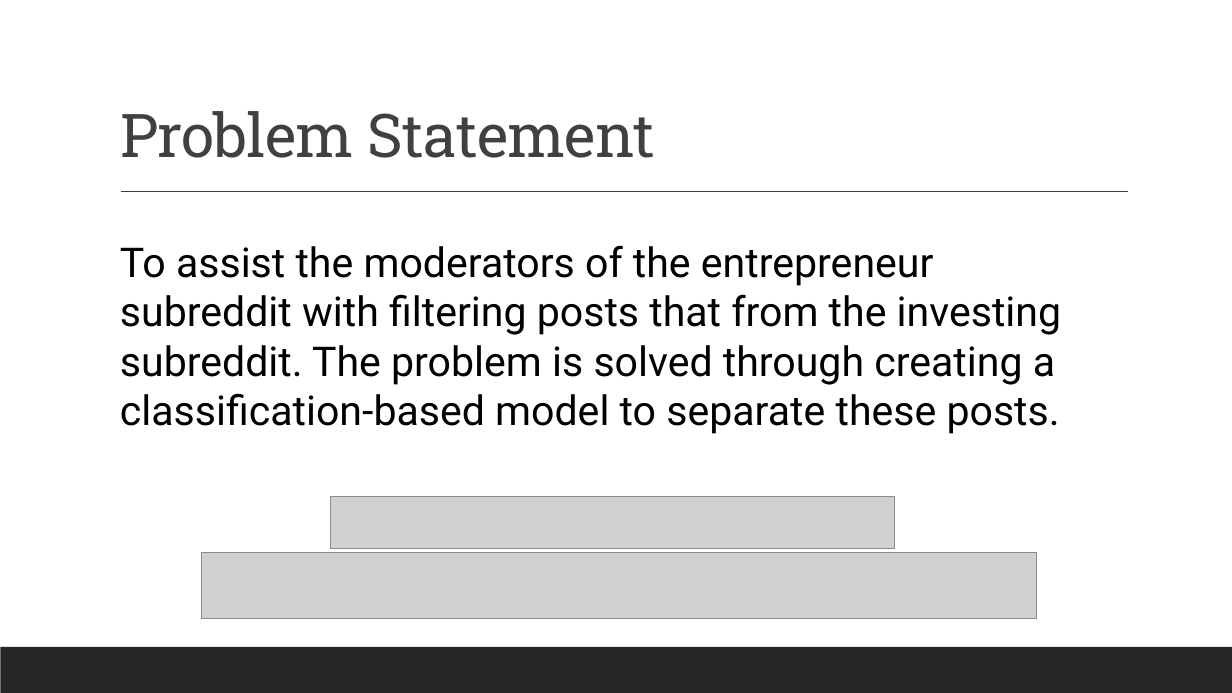
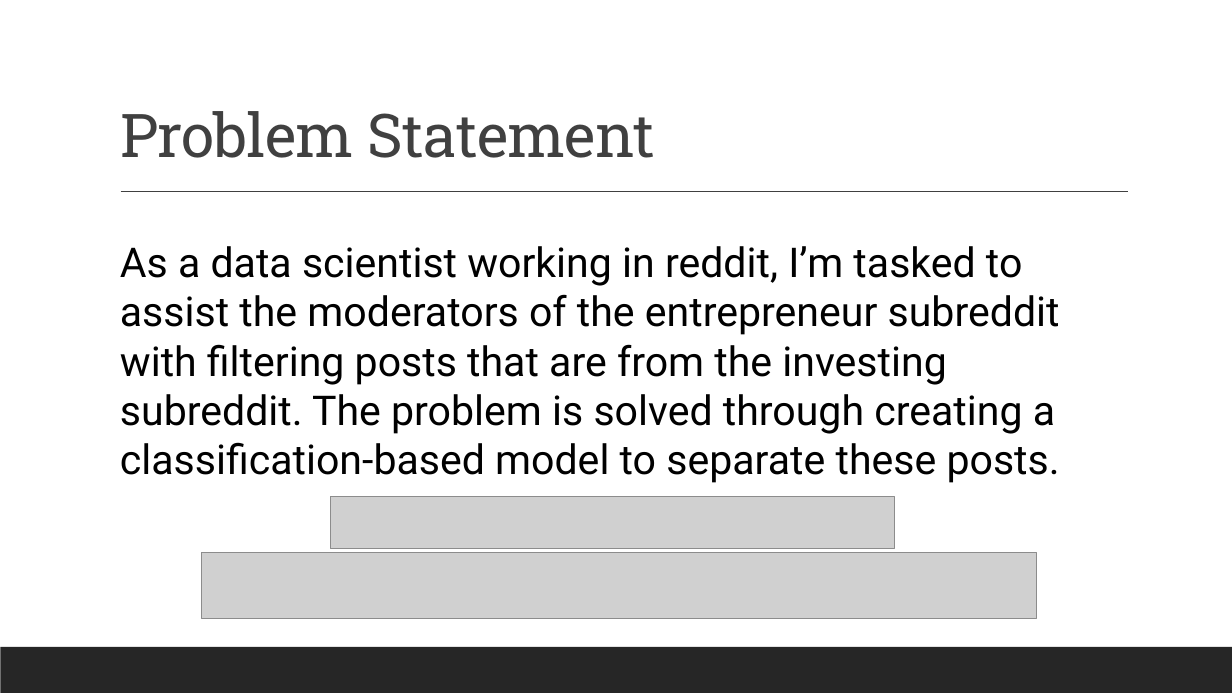
Before and after one commit to kumereshN/dsiprojects, a slide deck: slide 3 of project_3/Project_3_Kumeresh_Investing_vs_Entrepreneur.pptx. Drawn at 1232x693 pixels with LibreOffice and Linux fonts; fonts in the diff are those of the drawing; grey boxes stand for pictures. Boxes give left, top, right and bottom in pixels: in the first picture for what was removed or moved away, otherwise in the second. Text is boxed around its words. In the diff, an @@ line names an element or a change of style, - is before the commit and + after.

```diff
--- a/project_3/Project_3_Kumeresh_Investing_vs_Entrepreneur.pptx
+++ b/project_3/Project_3_Kumeresh_Investing_vs_Entrepreneur.pptx
@@ text at [120, 246, 1060, 483]: text changed @@
-To assist the moderators of the entrepreneur subreddit with filtering posts that from the investing subreddit. The problem is solved through creating a classification-based model to separate these posts.
+As a data scientist working in reddit, I’m tasked to assist the moderators of the entrepreneur subreddit with filtering posts that are from the investing subreddit. The problem is solved through creating a classification-based model to separate these posts.
```
Also in this commit, not shown: 1 other slide changed, 1 slide added, 1 slide removed, 28 other files.
